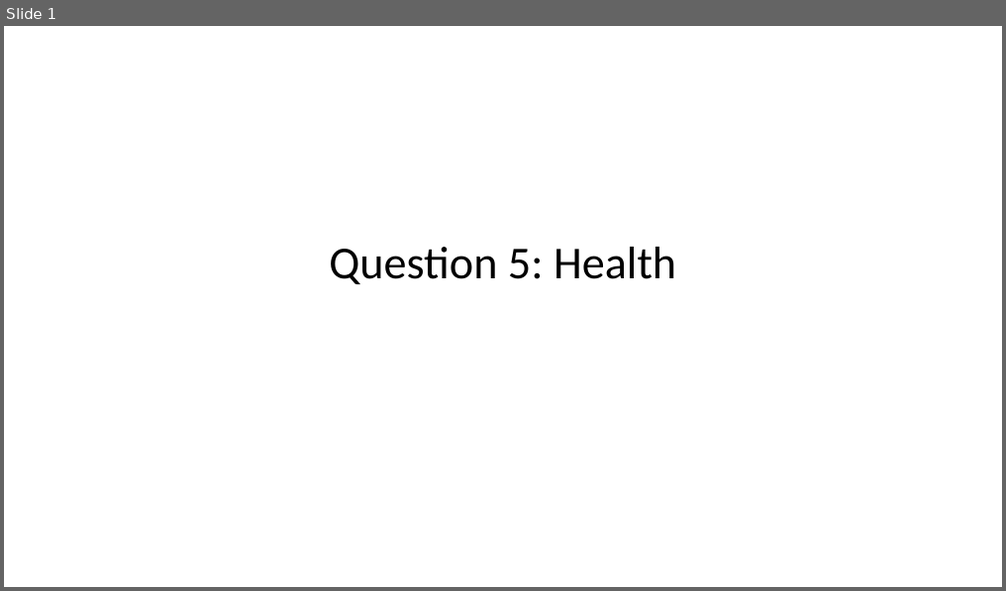
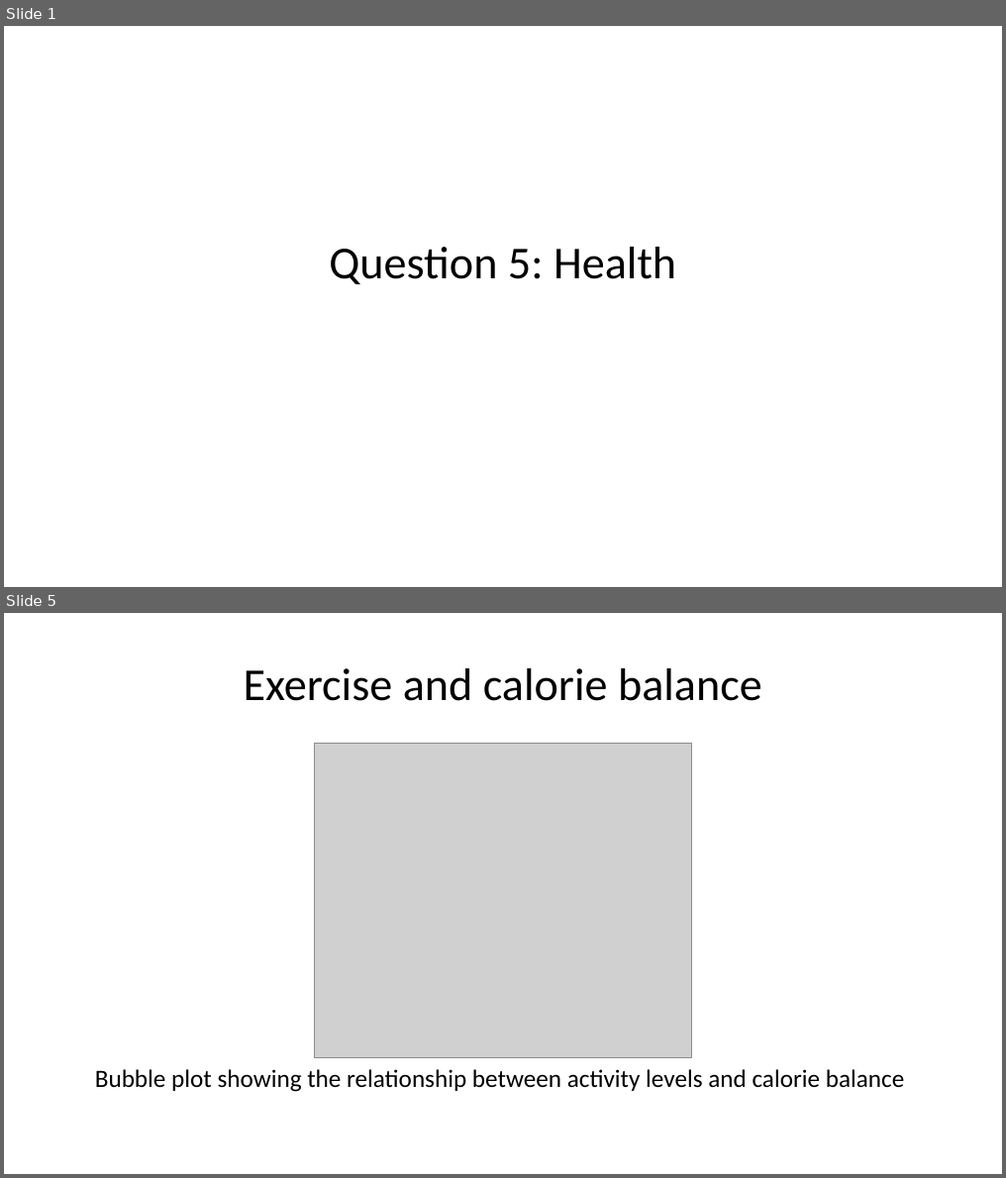
Before and after one commit to mattthomo/22892435, a slide deck: Question_5/Question_5_README.pptx. Shown one above the other, each under a label of ours: slide 1 before the commit, slides 1 and 5 after it; the slides between them are not shown. The pictures are 1006x591 and 1006x1178 pixels, drawn with LibreOffice and Linux fonts; fonts in the diff are those of the drawing; grey boxes stand for pictures. Boxes give left, top, right and bottom in pixels: in the first picture for what was removed or moved away, otherwise in the second. Text is boxed around its words. In the diff, an @@ line names an element or a change of style, - is before the commit and + after.

```diff
--- a/Question_5/Question_5_README.pptx
+++ b/Question_5/Question_5_README.pptx
@@ slide 5 added at [4,613,1002,1174], background #FFFFFF @@
@@ title added at [244,668,762,701], 33 pt, text #000000 @@
+Exercise and calorie balance
@@ picture added at [314,744,692,1059] @@
@@ text added at [95,1069,904,1092], 18 pt, text #000000 @@
+Bubble plot showing the relationship between activity levels and calorie balance
```
Also in this commit, not shown: 2 slides changed, 2 other slides added, 2 slides removed, 12 other files.
